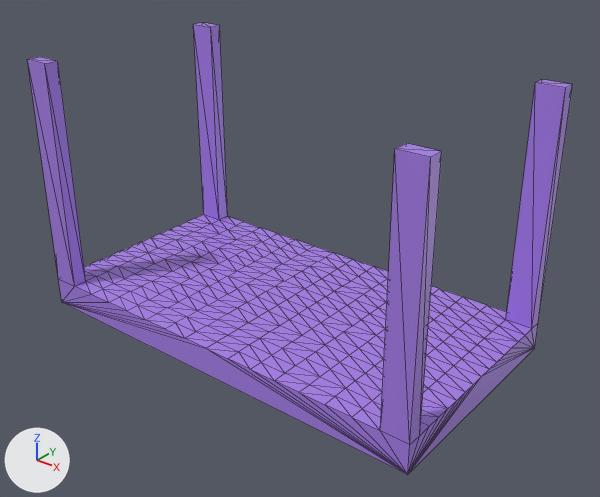
What one commit did to the COLLADA model src/pickplacedemo/worlds/models/tableLaas/meshes/tableLaas.dae.
The view is the same before and after, from a camera (50 mm lens) standing at (1.618, -1.949, 1.474) and looking at (0.073, -0.018, 0.276). Arrows for +X, +Y and +Z are at lower left; the lights stay in place. Mesh edges are drawn as thin lines. Where no turn or scale is listed for an object, it has been applied to the vertices.
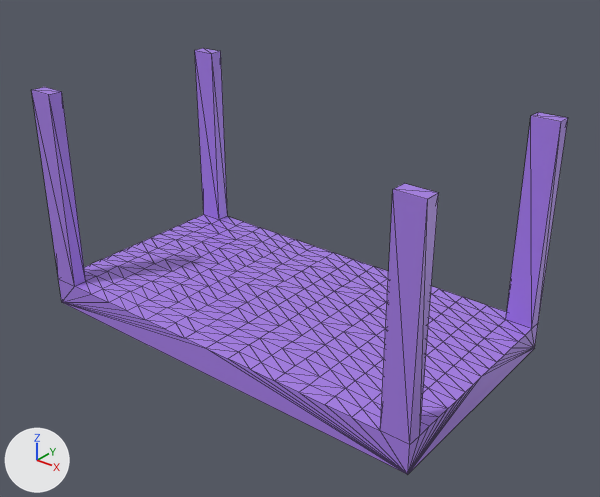
Commit message: modification de la table

What differs and where, as boxes (x1, y1, x2, y2) in the pictures (600 x 497 px; the box of a moved part takes in the faces that stretch with it):
'Cube', reshaped: before (27, 22, 573, 474); after (32, 48, 568, 474)
part 1 of me_cube, moved or reshaped: before (27, 57, 86, 286); after (32, 87, 86, 286)
part 2 of me_cube, moved or reshaped: before (380, 143, 442, 445); after (380, 183, 439, 445)
part 3 of me_cube, moved or reshaped: before (506, 79, 573, 329); after (506, 112, 568, 329)
part 4 of me_cube, moved or reshaped: before (193, 22, 228, 220); after (195, 48, 228, 220)

What changed in the scene script:
```text
Change me_cube:
    where me_cube.from_pydata(...)  # 309 vertices, 614 faces; spans x -0.75..0.75, y -0.4..0.4, z -0.05..0.85
    used by ob_cube; location = (0.0, 0.0, 0.0)
    before: 293 (-0.656, -0.4, 0.85) at pixel (44, 63), 294 (-0.75, -0.4, 0.85) at pixel (27, 59), 295 (-0.75, -0.35, 0.85) at pixel (40, 56), 296 (-0.656, -0.35, 0.85) at pixel (57, 60)
    before: 297 (0.75, -0.35, 0.85) at pixel (441, 151), 298 (0.75, -0.4, 0.85) at pixel (430, 157), 299 (0.656, -0.4, 0.85) at pixel (394, 148), 300 (0.656, -0.35, 0.85) at pixel (406, 143)
    before: 301 (0.75, 0.4, 0.85) at pixel (572, 84), 302 (0.75, 0.35, 0.85) at pixel (565, 87), 303 (0.656, 0.4, 0.85) at pixel (542, 79), 304 (0.656, 0.35, 0.85) at pixel (535, 82)
    before: 305 (-0.656, 0.4, 0.85) at pixel (219, 25), 306 (-0.75, 0.4, 0.85) at pixel (202, 22), 307 (-0.75, 0.35, 0.85) at pixel (193, 24), 308 (-0.656, 0.35, 0.85) at pixel (210, 27)
    me_cube part 1
    add for i in [*range(293, 297)]: me_cube.vertices[i].co += Vector((0.0, 0.0, -0.1))
    me_cube part 2
    add for i in [*range(297, 301)]: me_cube.vertices[i].co += Vector((0.0, 0.0, -0.1))
    me_cube part 3
    add for i in [*range(301, 305)]: me_cube.vertices[i].co += Vector((0.0, 0.0, -0.1))
    me_cube part 4
    add for i in [*range(305, 309)]: me_cube.vertices[i].co += Vector((0.0, 0.0, -0.1))
```
